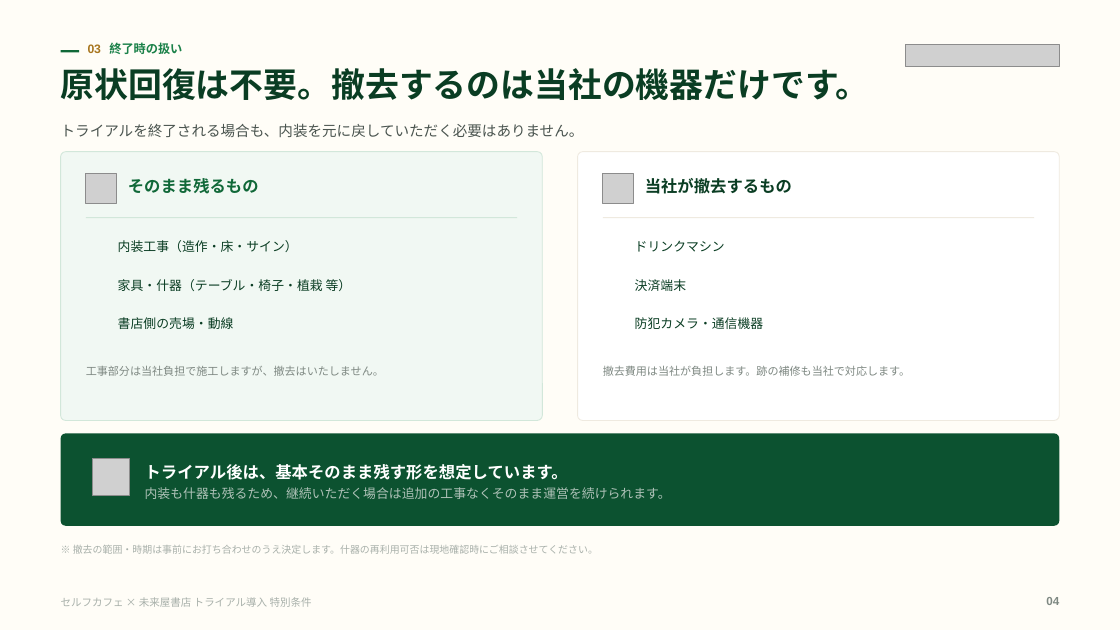
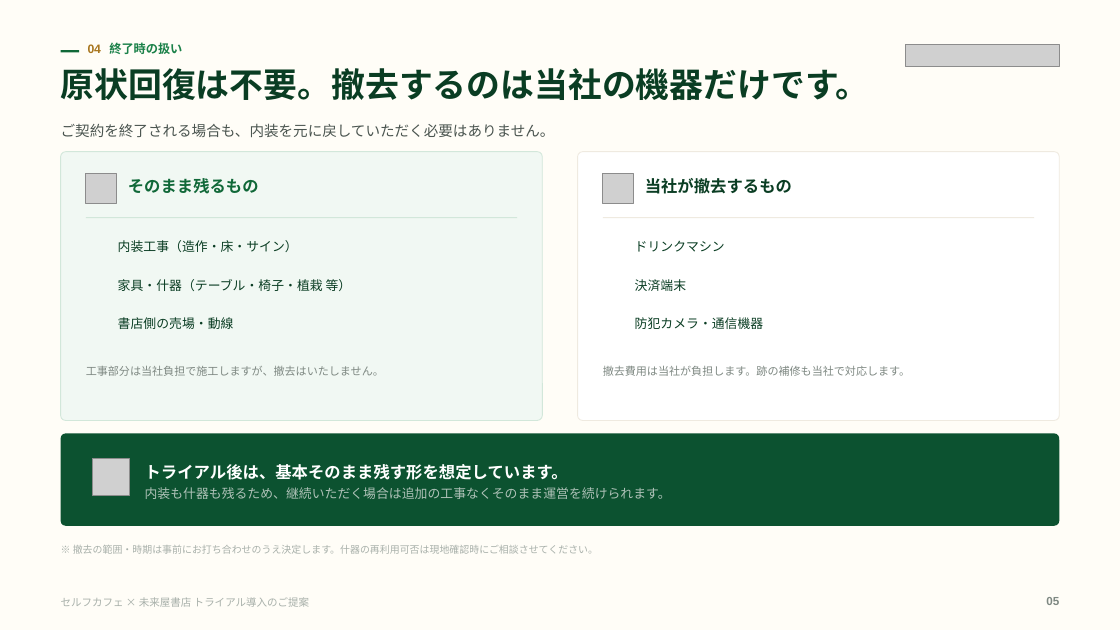
Before and after one commit to a5408071-cmd/suzuki-ceo, a slide deck: slide 5 of selfcafe-miraiya-trial-deck/selfcafe-miraiya-trial-deck.pptx (slide 4 before the commit). Drawn at 1120x630 pixels with LibreOffice and Linux fonts; fonts in the diff are those of the drawing; grey boxes stand for pictures; background and template pictures are left out. Boxes give left, top, right and bottom in pixels: in the first picture for what was removed or moved away, otherwise in the second. Text is boxed around its words. In the diff, an @@ line names an element or a change of style, - is before the commit and + after.

```diff
--- a/selfcafe-miraiya-trial-deck/selfcafe-miraiya-trial-deck.pptx
+++ b/selfcafe-miraiya-trial-deck/selfcafe-miraiya-trial-deck.pptx
@@ text at box(88, 42, 182, 54): text changed @@
-03 終了時の扱い
+04 終了時の扱い
@@ text at box(61, 123, 555, 137): text changed @@
-トライアルを終了される場合も、内装を元に戻していただく必要はありません。
+ご契約を終了される場合も、内装を元に戻していただく必要はありません。
@@ text at box(61, 597, 310, 607): text changed @@
-セルフカフェ × 未来屋書店 トライアル導入 特別条件
+セルフカフェ × 未来屋書店 トライアル導入のご提案
@@ text at box(1046, 597, 1059, 605): text changed @@
-04
+05
```
Also in this commit, not shown: 5 other slides changed, 1 slide added, 3 other files.
